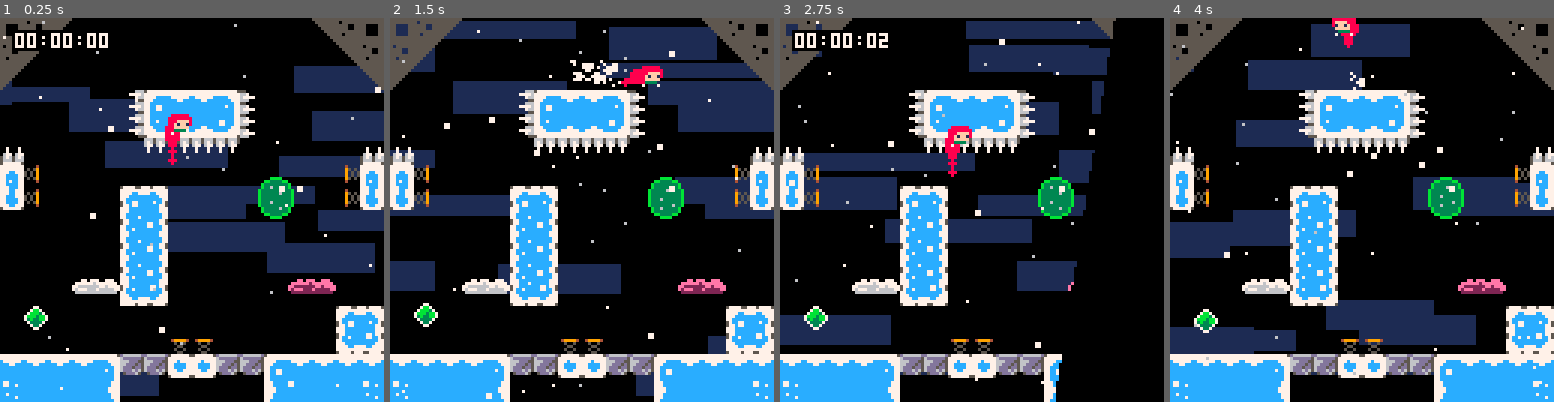
Above: before the commit, frames 1-4 (left to right).
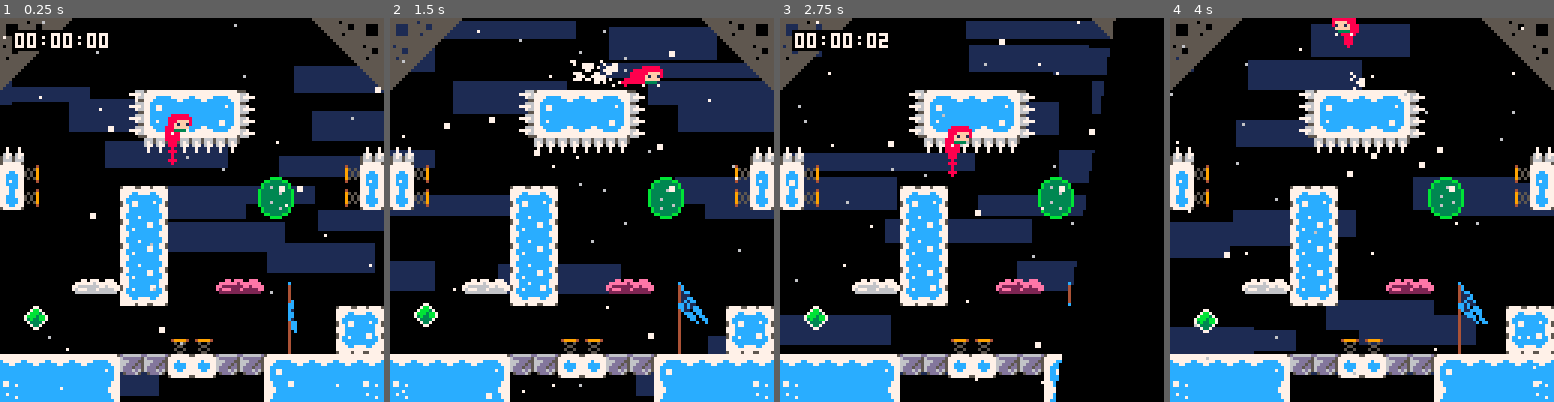
Above: after the commit, the same moments.

Repository: CelesteClassic/newleste.p8
Game: PICO-8 cartridge ridge.p8
Two runs of this game, one before a commit and one after it. Both use one fixed random seed, a clock stepped at 60 frames per second and the inputs below.
Inputs:
- Up to frame 1 (0.25 s): no input
- Up to frame 2 (1.5 s): tap X (X key) at 0.33, 1.07 s; tap O (Z key) at 0.7 s
- Up to frame 3 (2.75 s): hold Right 1.6-2.1 s; tap O (Z key) at 1.7, 2.1, 2.5 s; tap X (X key) at 1.85 s; hold Up 2.15-2.42 s; hold Right from 2.47 s (still down)
- Up to frame 4 (4 s): tap O (Z key) at 2.9, 3.3, 3.7 s; tap X (X key) at 2.97 s; release Right at 3.03 s; hold Left 3.08-3.58 s; hold Down 3.63-3.97 s

The runs differ from the first frame. In frame 1, 1.0% of the frame differs, in the area x 56-88%, y 67-88%; in frame 2, 1.2%; in frame 3, 0.5%; in frame 4, 1.2%.

Commit message:
integrated bgflags into main base cart

Diff:
--- a/ridge.p8
+++ b/ridge.p8
@@ -65,7 +65,7 @@
     c=6+rnd(2),
     -- <wind> --
     wspd=0,
-    -- <wind> --
+    -- </wind> --
   })
 end
 
@@ -954,6 +954,40 @@
 
 }
 
+bg_flag={
+  init=function(this)
+    this.t=0
+    this.wind=prev_wind_spd
+    this.wvel=0
+    this.ph=8
+    while not this.is_solid(0,this.ph) and this.y+this.ph<lvl_ph do
+      this.ph+=8
+    end
+    this.h=1
+    this.w=2
+  end,
+  update=function(this)
+	  this.wvel+=0.01*(wind_spd+sgn(wind_spd)*0.4-this.wind)
+	  this.wind+=this.wvel
+	  this.wvel/=1.1
+  end,
+  draw=function(this)
+	  line(this.x, this.y, this.x, this.y+this.ph-1, 4)
+    for x=this.w*8-1,0,-1 do
+      local off = x~=0 and sin((x+this.t)/(abs(wind_spd)>0.5 and 10 or 16))*this.wind or 0
+      local ang = 1-(this.wind/4)
+      local xoff = sin(ang)*x
+      local yoff = cos(ang)*x
+      tline(this.x+xoff,this.y+off+yoff,this.x+xoff,this.y+this.h*8+off+yoff,lvl_x*16+this.x/8+x/8,lvl_y*16+this.y/8,0,1/8)
+    end
+    this.t+=1
+  end
+}
+
+function appr(val,target,amount)
+  return val>target and max(val-amount,target) or min(val+amount,target)
+end
+
 psfx=function(num)
   if sfx_timer<=0 then
    sfx(num)
@@ -977,6 +1011,7 @@
   [70] = green_bubble,
   [71] = arrow_platform,
   [72] = arrow_platform,
+  [74] = bg_flag
 }
 
 -- [object functions]
@@ -1167,6 +1202,7 @@
 		--set level index
   lvl_id=lvl
 
+  prev_wind_spd=wind_spd or 0
   --set level globals
   local tbl=get_lvl()
   lvl_x,lvl_y,lvl_w,lvl_h,wind_spd=tbl[1],tbl[2],tbl[3]*16,tbl[4]*16,tbl[5] or 0
@@ -1292,8 +1328,18 @@
   -- draw terrain
   map(xtiles,ytiles,0,0,lvl_w,lvl_h,2)
 
+  -- draw flags
+  foreach(objects,function(o)
+    if o.type==bg_flag then
+      draw_object(o)
+    end
+  end)
   -- draw objects
-  foreach(objects, draw_object)
+  foreach(objects,function(o)
+    if o.type~=bg_flag then
+      draw_object(o)
+    end
+  end)
 
   -- draw platforms
   map(xtiles,ytiles,0,0,lvl_w,lvl_h,8)
@@ -1307,7 +1353,7 @@
       p.wspd=appr(p.wspd,wind_spd*12,0.5)
       if wind_spd!=0 then
         p.x += p.wspd - cam_spdx
-        line(p.x+camx,p.y+camy,p.x+p.wspd*-1.5+camx,p.y+camy,7)
+        line(p.x+camx,p.y+camy,p.x+p.wspd*-1.5+camx,p.y+camy,p.c)
       else
         p.x+=p.spd+p.wspd-cam_spdx
         rectfill(p.x+camx,p.y+camy,p.x+p.s+camx+p.wspd*-1.5,p.y+p.s+camy,p.c)
@@ -1458,8 +1504,8 @@
 --strings follow this format:
 --"x,y,w,h,wind speed"
 levels={
-	"0,0,1,1",
-  "1,0,3,1"
+	"0,0,1,1,0",
+  "1,0,3,1,-0.6"
 }
 
 --mapdata table
@@ -1578,14 +1624,14 @@
 777cc7777777ccccc777777ccccc77777777ccc7777777777ccc777777cccc77cc7ccccc55555500005555555505555555555555000000000000000000000000
 777cc777777777777777777777777777777777777777777777777777777cc777ccccc7cc55555550055555555555555555555555000000000000000000000000
 77cccc7757777777777777777777777557777777777777777777777557777775cccccccc55555555555555555555555555555555000000000000000000000000
-00077077700777005777755777577775007777000077770000bbbb00111111111111111111111111000000000000000000000000000000000000000000000000
-0777777677777770777777777777777707767770077767700b3333b0111111111d1111d1111dddd1000000000000000000000000000000000000000000000000
-77666666677677777777cc7777cc77777777777767777777b333773b1111d11111d11d111111ddd1000000000000000000000000000000000000000000000000
-7677766676666677777cccccccccc7777677777767767767b333773b1111dd11111dd1111111ddd1000000000000000000000000000000000000000000000000
-066666666666666077cccccccccccc777776777667777777b333333b1dddddd1111dd111111d11d1000000000000000000000000000000000000000000000000
-000000000000000057cc77ccccc7cc757777776666777777b333333b1111dd1111d11d1111d11111000000000000000000000000000000000000000000000000
-0000000000000000577c77ccccccc77507777660066777700b3333b01111d1111d1111d111111111000000000000000000000000000000000000000000000000
-0000000000000000777cccccccccc777006666000066770000bbbb00111111111111111100000000000000000000000000000000000000000000000000000000
+00077077700777005777755777577775007777000077770000bbbb00111111111111111111111111cccccccc0000000000000000000000000000000000000000
+0777777677777770777777777777777707767770077767700b3333b0111111111d1111d1111dddd14ccc11cccccc000000000000000000000000000000000000
+77666666677677777777cc7777cc77777777777767777777b333773b1111d11111d11d111111ddd14c111cc111cccccc00000000000000000000000000000000
+7677766676666677777cccccccccc7777677777767767767b333773b1111dd11111dd1111111ddd14c1cc111cccccc0000000000000000000000000000000000
+066666666666666077cccccccccccc777776777667777777b333333b1dddddd1111dd111111d11d14c1c1cc00000000000000000000000000000000000000000
+000000000000000057cc77ccccc7cc757777776666777777b333333b1111dd1111d11d1111d111114c111ccc0000000000000000000000000000000000000000
+0000000000000000577c77ccccccc77507777660066777700b3333b01111d1111d1111d1111111114ccc111cccc0000000000000000000000000000000000000
+0000000000000000777cccccccccc777006666000066770000bbbb00111111111111111100000000ccccccccc000000000000000000000000000000000000000
 0000000000000000777cccccccccc777000000000000000000000000000000000000000000000000000000000000000000000000000000000000000000000000
 000000000000000077cccccccccccc77000000000000000000000000000000000000000000000000000000000000000000000000000000000000000000000000
 000000000000000077cccc7ccccccc77000000000000000000000000000000000000000000000000000000000000000000000000000000000000000000000000
@@ -1739,8 +1785,8 @@
 0000000000000000000000000000000000000000000000000000000000000000000000000000000000000000000000000000000000000000000000000000000000000000000000000000000000000000000000000000000000000000000000000000000000000000000000000000000000000000000000000000000000000000
 0000000000000000000000000000000000000000000000000000474949000000000000000000000000000000000000000000000000000000000000000000000000000000000000000000000000000000000000000000000000000000000000000000000000000000000000000000000000000000000000000000000000000000
 00000000000000000000000000000000000000000a0000000000490000000000000000000000000000000000000000000000000000000000000000000000000000000000000000000000000000000000000000000000000000000000000000000000000000000000000000000000000000000000000000000000000000000000
-0000004000005300000000004100000000000000000000000000000000000000000000000000000000000000000000000000000000000000000000000000000000000000000000000000000000000000000000000000000000000000000000000000000000000000000000000000000000000000000000000000000000000000
-000f0000000000000000000000000a4300484949000000000000000000000000000000000000000000000000000000000000000000000000000000000000000000000000000000000000000000000000000000000000000000000000000000000000000000000000000000000000000000000000000000000000000000000000
+0000004000005300004100004a4b000000000000000000000000000000000000000000000000000000000000000000000000000000000000000000000000000000000000000000000000000000000000000000000000000000000000000000000000000000000000000000000000000000000000000000000000000000000000
+000f0000000000000000000000000a43004849490000004a4b00000000000000000000000000000000000000000000000000000000000000000000000000000000000000000000000000000000000000000000000000000000000000000000000000000000000000000000000000000000000000000000000000000000000000
 0000000000000009090000000000005301000000000000000000000000000000000000000000000000000000000000000000000000000000000000000000000000000000000000000000000000000000000000000000000000000000000000000000000000000000000000000000000000000000000000000000000000000000
 2222222223171720201717212222222223000000000000000000002000000000000000000000000000000000000000000000000000000000000000000000000000000000000000000000000000000000000000000000000000000000000000000000000000000000000000000000000000000000000000000000000000000000
 3825252526000000000000242525253826202020202020202020200000000000000000000000000000000000000000000000000000000000000000000000000000000000000000000000000000000000000000000000000000000000000000000000000000000000000000000000000000000000000000000000000000000000
